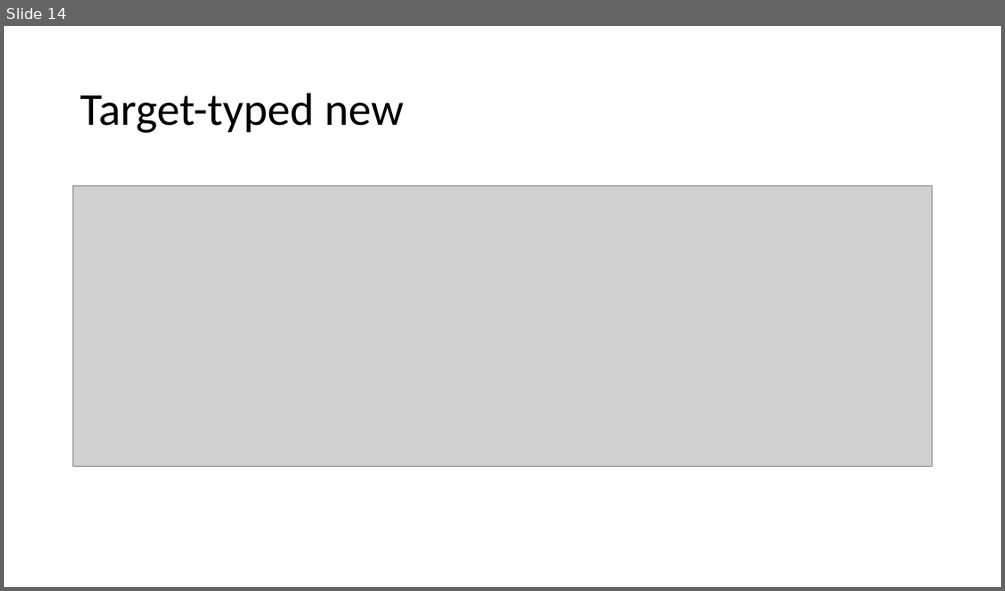
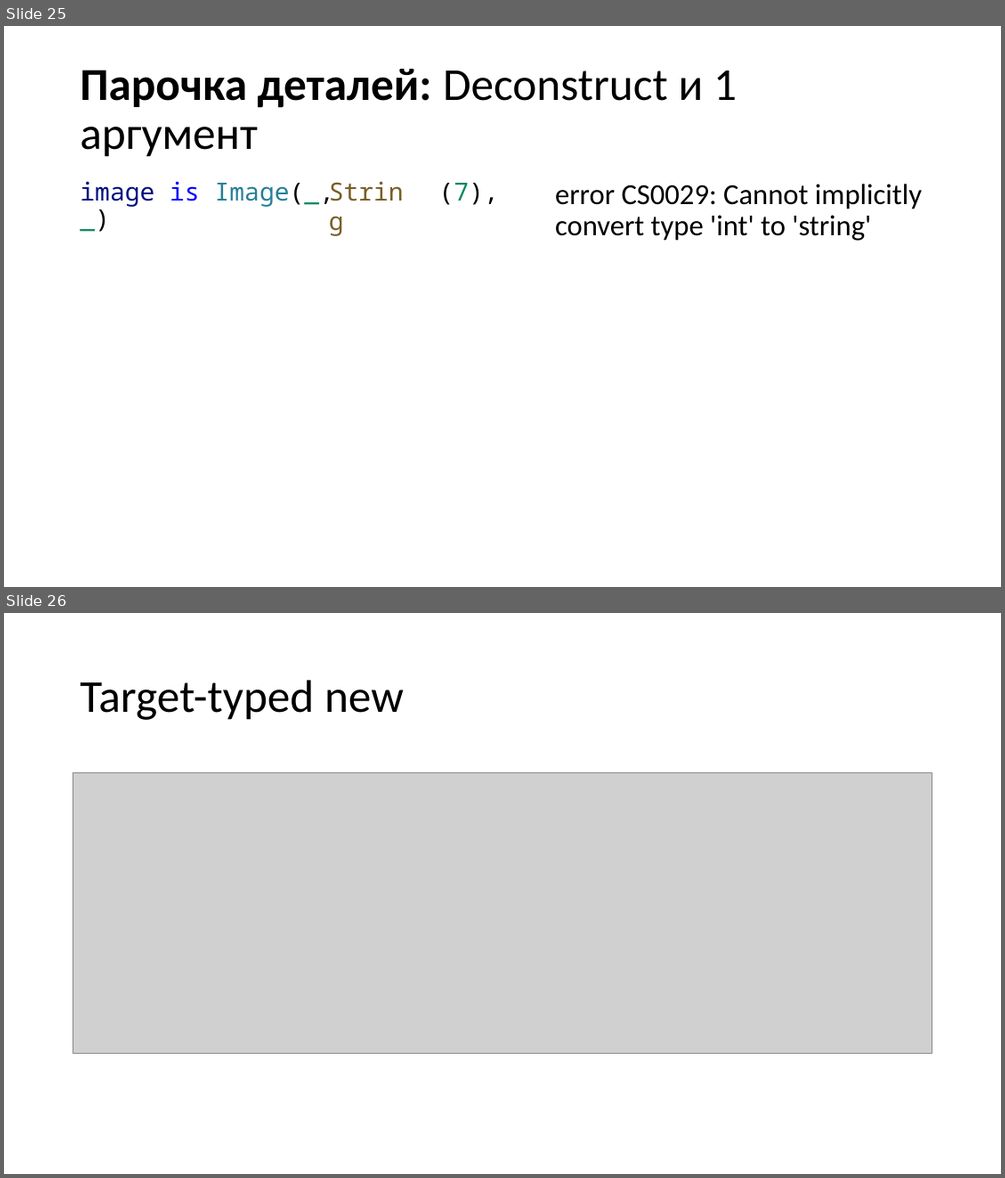
Before and after one commit to kugushev/presentations, a slide deck: Presentation.pptx. Shown one above the other, each under a label of ours: slide 14 before the commit, slides 25 and 26 after it. The pictures are 1005x591 and 1005x1178 pixels, drawn with LibreOffice and Linux fonts; fonts in the diff are those of the drawing; grey boxes stand for pictures. Boxes give left, top, right and bottom in pixels: in the first picture for what was removed or moved away, otherwise in the second. Text is boxed around its words. In the diff, an @@ line names an element or a change of style, - is before the commit and + after.

```diff
--- a/Presentation.pptx
+++ b/Presentation.pptx
@@ slide 25 added at box(4, 26, 1001, 587), background #FFFFFF @@
@@ title added at box(80, 69, 736, 157), 44 pt, text #000000 @@
+Парочка деталей: Deconstruct и 1 аргумент
@@ text added at box(80, 181, 499, 207), 24 pt, text #000000 @@
+image is Image(_, (7), _)
@@ text added at box(321, 172, 420, 209), 24 pt, text #795E26 @@
+String
@@ text added at box(555, 184, 922, 240), 28 pt, text #000000 @@
+error CS0029: Cannot implicitly convert type 'int' to 'string'
@@ what was slide 14 is now slide 26 @@
```
Also in this commit, not shown: 13 other slides added, 1 slide removed, 4 other files.
